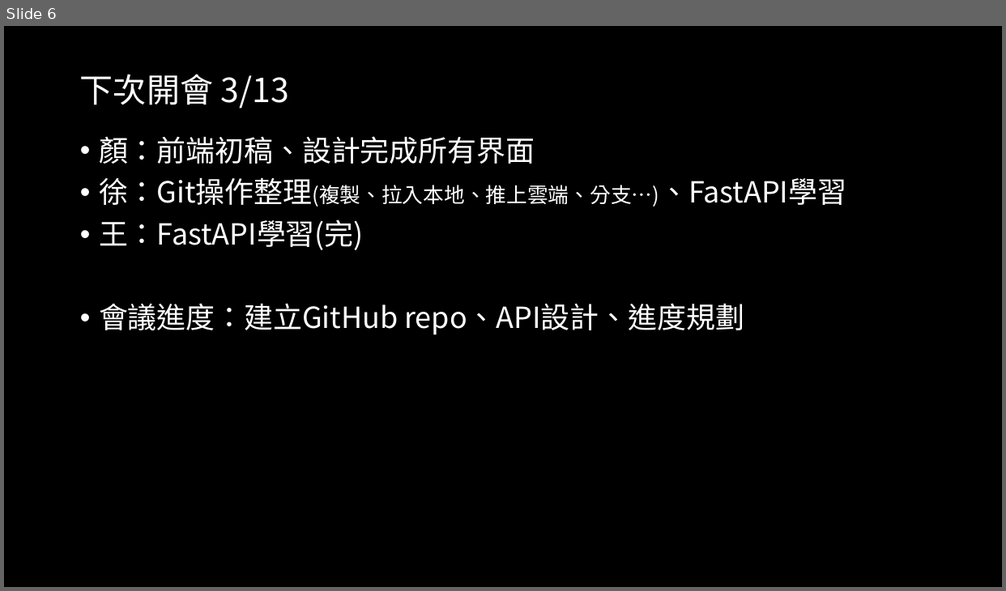
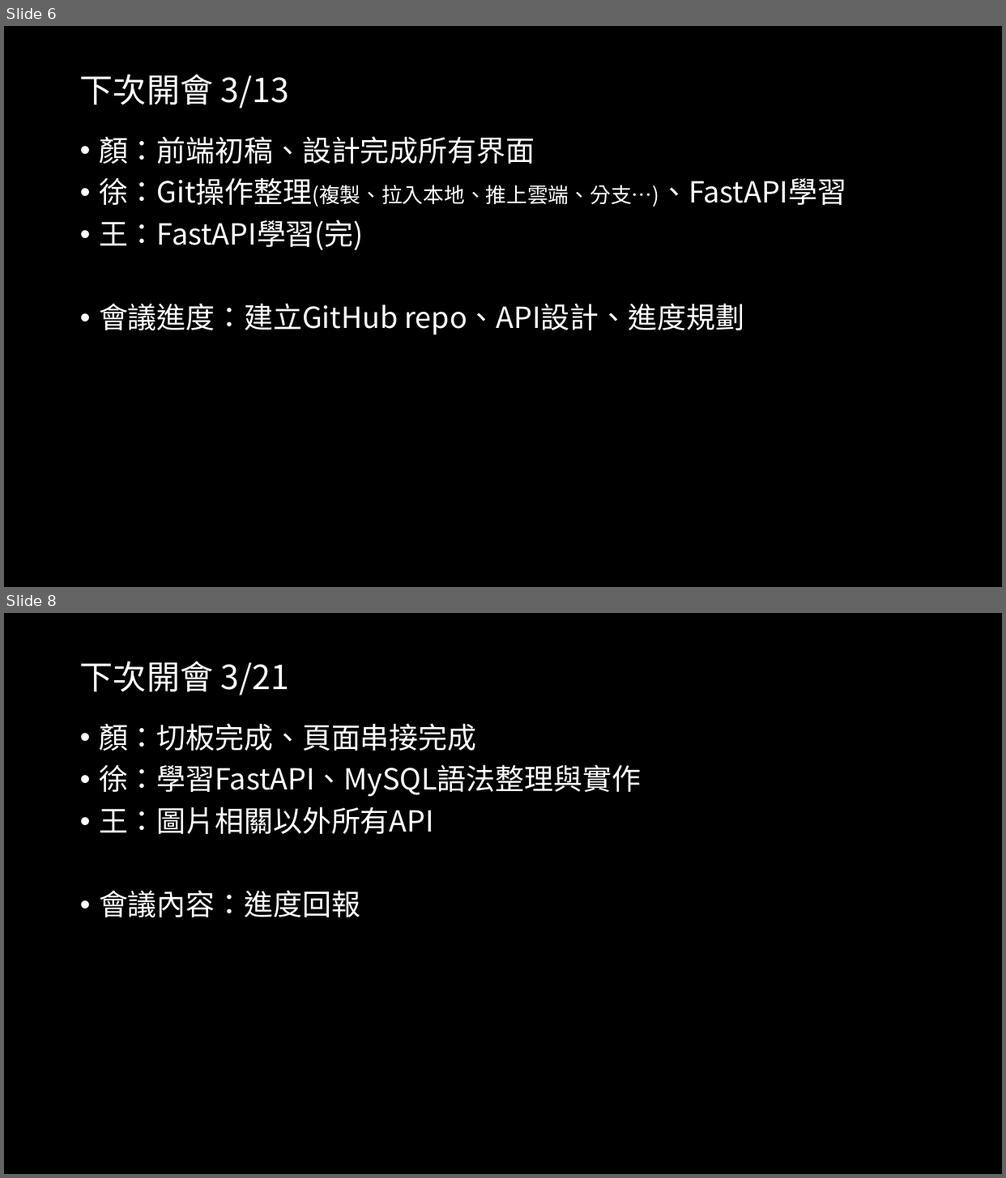
Before and after one commit to 1leo23/Product-packaging, a slide deck: 會議記錄/會議記錄.pptx. Shown one above the other, each under a label of ours: slide 6 before the commit, slides 6 and 8 after it; the slides between them are not shown. The pictures are 1006x591 and 1006x1178 pixels, drawn with LibreOffice and Linux fonts; fonts in the diff are those of the drawing. Boxes give left, top, right and bottom in pixels: in the first picture for what was removed or moved away, otherwise in the second. Text is boxed around its words. In the diff, an @@ line names an element or a change of style, - is before the commit and + after.

```diff
--- a/會議記錄/會議記錄.pptx
+++ b/會議記錄/會議記錄.pptx
@@ slide 8 added at bbox=[4, 613, 1002, 1174], background #000000 @@
@@ title added at bbox=[80, 661, 289, 696], 32 pt, text #FFFFFF @@
+下次開會 3/21
@@ text added at bbox=[99, 723, 641, 918], 28 pt, text #FFFFFF @@
+• 顏：切板完成、頁面串接完成
+• 徐：學習FastAPI、MySQL語法整理與實作
+• 王：圖片相關以外所有API
+• 會議內容：進度回報
```
Also in this commit, not shown: 2 slides changed, 3 other files.
